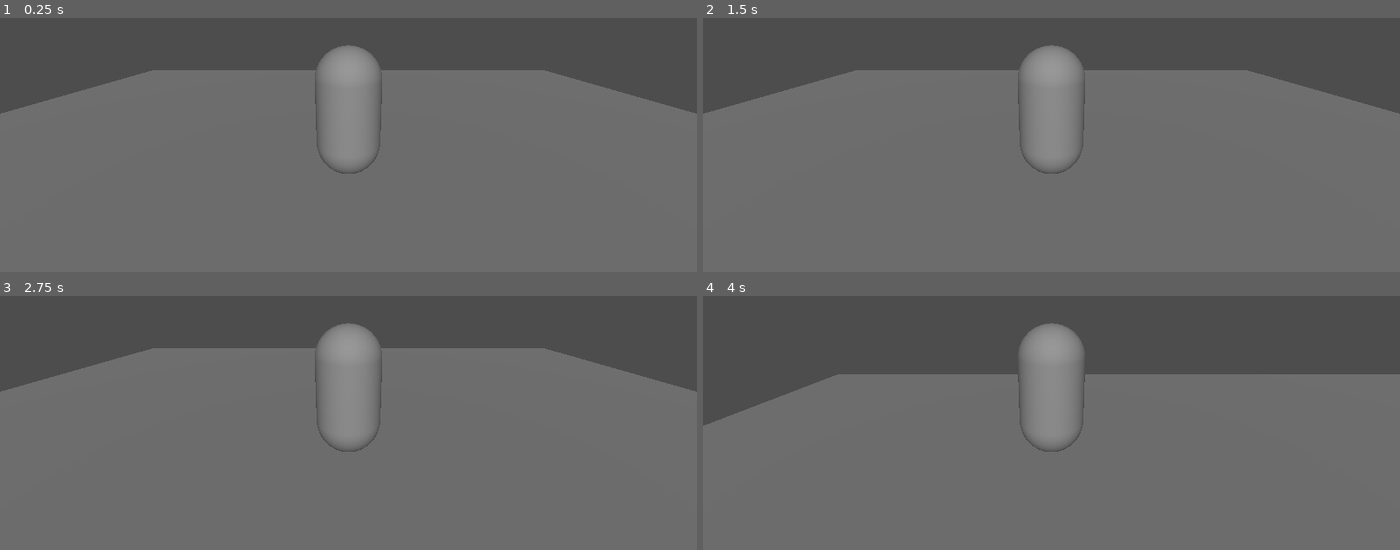
Above: before the commit, frames 1-4 (two rows, left to right).
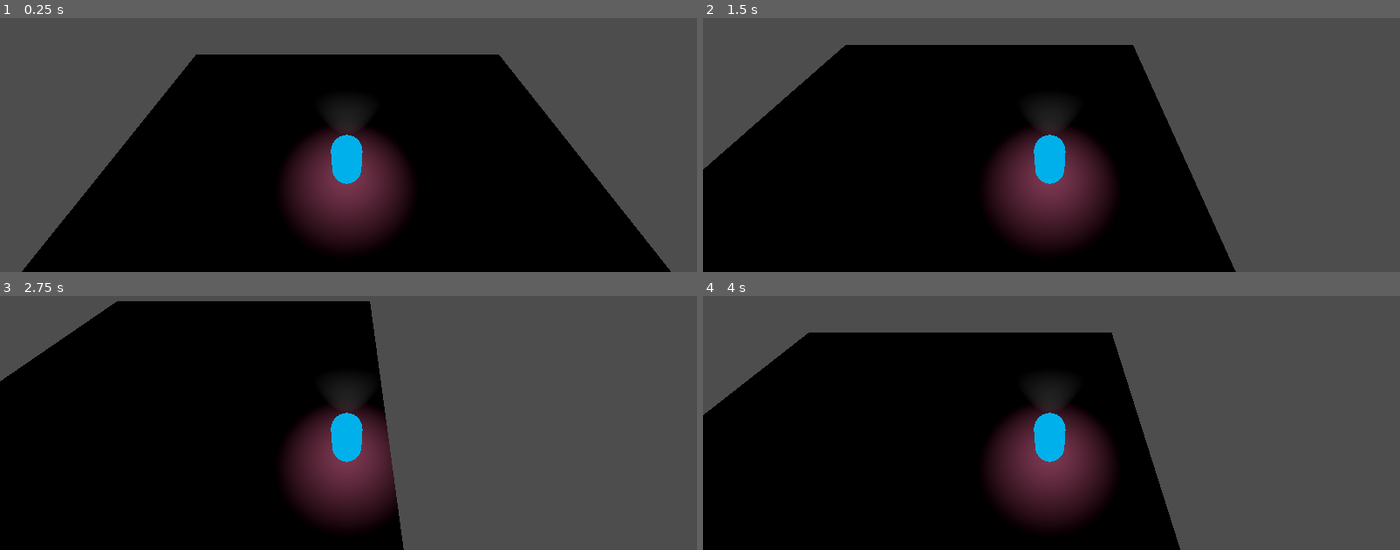
Above: after the commit, the same moments.

Repository: AmirHA-dotcom/BugsBuzzy
Game: Godot game, scene res://Scense/node_3d.tscn
Same seed, same stepped clock (60 frames per second), same inputs: the game is played once before the commit and once after it.
Inputs:
- Up to frame 1 (0.25 s): no input
- Up to frame 2 (1.5 s): tap Enter (ui_accept) at 0.5, 0.77 s; hold D (ui_right, bound only after the commit) 0.53-1.28 s; hold S (ui_down, bound only after the commit) from 1.28 s (still down)
- Up to frame 3 (2.75 s): tap Enter (ui_accept) at 1.52 s; release S (ui_down, bound only after the commit) at 2.03 s; hold D (ui_right, bound only after the commit) from 2.03 s (still down)
- Up to frame 4 (4 s): release D (ui_right, bound only after the commit) at 2.78 s; hold W (ui_up) 2.78-3.53 s; tap Enter (ui_accept) at 3.02, 3.77 s; hold A (ui_left) from 3.53 s (still down)

The runs differ from the first frame. In frame 1, 79% of the frame differs, in the area x 0-100%, y 10-100%; in frame 2, 80%; in frame 3, 85%, in the area x 0-100%, y 2-100%; in frame 4, 77%.

Commit message:
player emmision

Diff:
--- a/Player/player.tscn
+++ b/Player/player.tscn
@@ -1,23 +1,38 @@
-[gd_scene load_steps=4 format=3 uid="uid://d01ykwgu2i8xg"]
+[gd_scene load_steps=5 format=3 uid="uid://d01ykwgu2i8xg"]
 
 [ext_resource type="Script" uid="uid://cfo01gkjy5icq" path="res://Player/player.gd" id="1_l8h54"]
 
 [sub_resource type="CapsuleMesh" id="CapsuleMesh_hvfyp"]
+
+[sub_resource type="StandardMaterial3D" id="StandardMaterial3D_l8h54"]
+albedo_color = Color(0, 0.3715048, 0.3719295, 1)
+metallic = 0.4
+metallic_specular = 1.0
+roughness = 0.1
+emission_enabled = true
+emission = Color(4.042983e-06, 0.69146955, 0.91798186, 1)
 
 [sub_resource type="CapsuleShape3D" id="CapsuleShape3D_l8h54"]
 
 [node name="Player" type="CharacterBody3D"]
 script = ExtResource("1_l8h54")
 
-[node name="SpringArm3D" type="SpringArm3D" parent="."]
-transform = Transform3D(1, 0, 0, 0, 1, 0, 0, 0, 1, 0, 1.432961, 2.6746225)
-
-[node name="Camera3D" type="Camera3D" parent="SpringArm3D"]
-transform = Transform3D(1, 0, 0, 0, 0.9715243, 0.23693988, 0, -0.23693988, 0.9715243, 0, 0, 0)
-
 [node name="MeshInstance3D" type="MeshInstance3D" parent="."]
 mesh = SubResource("CapsuleMesh_hvfyp")
+surface_material_override/0 = SubResource("StandardMaterial3D_l8h54")
 
 [node name="CollisionShape3D" type="CollisionShape3D" parent="."]
 transform = Transform3D(1, 0, 0, 0, 1, 0, 0, 0, 1, 0, 0.00753057, 0)
 shape = SubResource("CapsuleShape3D_l8h54")
+
+[node name="SpotLight3D" type="SpotLight3D" parent="."]
+light_volumetric_fog_energy = 16.0
+spot_angle = 30.0
+
+[node name="Camera3D" type="Camera3D" parent="."]
+transform = Transform3D(0.99999994, 0, 0, 0, 0.76828367, 0.6401098, 0, -0.6401098, 0.76828367, 0.056872845, 7.4958687, 4.703599)
+
+[node name="OmniLight3D" type="OmniLight3D" parent="."]
+transform = Transform3D(1, 0, 0, 0, 1, 0, 0, 0, 1, 0, 0.44058394, 0)
+light_color = Color(1, 0.48052752, 0.6675544, 1)
+omni_range = 3.0
--- a/Scense/node_3d.tscn
+++ b/Scense/node_3d.tscn
@@ -10,5 +10,6 @@
 [node name="Player" parent="." instance=ExtResource("2_7dr2q")]
 transform = Transform3D(1, 0, 0, 0, 1, 0, 0, 0, 1, 0, 1.0484784, 0)
 
-[node name="DirectionalLight3D" type="DirectionalLight3D" parent="."]
-transform = Transform3D(1, 0, 0, 0, 0.8536508, 0.5208457, 0, -0.5208457, 0.8536508, 0, 4.1188583, 0)
+[node name="d" type="DirectionalLight3D" parent="."]
+transform = Transform3D(1, 0, 0, 0, 0.73505664, 0.67800575, 0, -0.67800575, 0.73505664, 0, 6.6521015, 0)
+visible = false
--- a/project.godot
+++ b/project.godot
@@ -24,6 +24,13 @@
 , Object(InputEventJoypadMotion,"resource_local_to_scene":false,"resource_name":"","device":0,"axis":0,"axis_value":-1.0,"script":null)
 ]
 }
+ui_right={
+"deadzone": 0.5,
+"events": [Object(InputEventKey,"resource_local_to_scene":false,"resource_name":"","device":-1,"window_id":0,"alt_pressed":false,"shift_pressed":false,"ctrl_pressed":false,"meta_pressed":false,"pressed":false,"keycode":68,"physical_keycode":0,"key_label":0,"unicode":100,"location":0,"echo":false,"script":null)
+, Object(InputEventJoypadButton,"resource_local_to_scene":false,"resource_name":"","device":0,"button_index":14,"pressure":0.0,"pressed":false,"script":null)
+, Object(InputEventJoypadMotion,"resource_local_to_scene":false,"resource_name":"","device":0,"axis":0,"axis_value":1.0,"script":null)
+]
+}
 ui_up={
 "deadzone": 0.5,
 "events": [Object(InputEventKey,"resource_local_to_scene":false,"resource_name":"","device":-1,"window_id":0,"alt_press …(192 unchanged characters)…
@@ -31,3 +38,10 @@
 , Object(InputEventJoypadMotion,"resource_local_to_scene":false,"resource_name":"","device":0,"axis":1,"axis_value":-1.0,"script":null)
 ]
 }
+ui_down={
+"deadzone": 0.5,
+"events": [Object(InputEventKey,"resource_local_to_scene":false,"resource_name":"","device":-1,"window_id":0,"alt_pressed":false,"shift_pressed":false,"ctrl_pressed":false,"meta_pressed":false,"pressed":false,"keycode":83,"physical_keycode":0,"key_label":0,"unicode":115,"location":0,"echo":false,"script":null)
+, Object(InputEventJoypadButton,"resource_local_to_scene":false,"resource_name":"","device":0,"button_index":12,"pressure":0.0,"pressed":false,"script":null)
+, Object(InputEventJoypadMotion,"resource_local_to_scene":false,"resource_name":"","device":0,"axis":1,"axis_value":1.0,"script":null)
+]
+}
